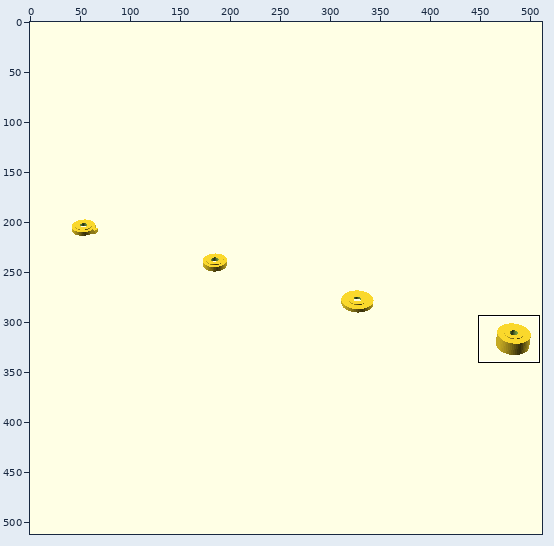
One commit to this sprite sheet: 3D-Things/Bosch-GWS-10.8-Adapter/stl/Bosch-GWS-10.8-Adapter-part-0-All.png. The picture above shows the old version from afar; the outline marks the close-up.
Close-up. As it was:
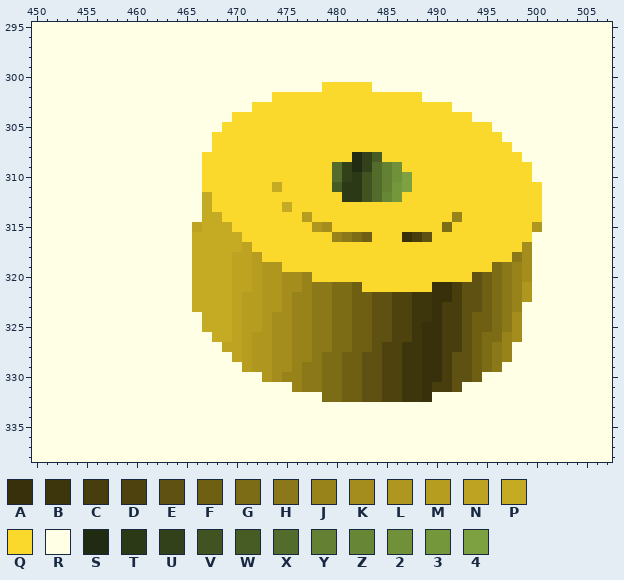
The file is 512x512 pixels. Colours within 5 levels of each other are drawn and written as one. Shown: x 450..507, y 295..338. The commit also changed other parts of the picture, which this record leaves out.
Palette (. is transparent): A #37300a  B #3d350b  C #483e0d  D #4e430e  E #5e5111  F #6e5f13  G #7d6c16  H #8b7819  J #98831b  K #a48d1d  L #ae961f  M #b69d20  N #bda321  P #c5aa23  Q #fad82c  R #ffffe5  S #212b11  T #2c3917  U #33411a  V #405321  W #475c25  X #536c2b  Y #648133  Z #688736  2 #70913a  3 #75973c  4 #7da140
Pixels before (only the part around the change), first column x 450:
295 RRRRRRRRRRRRRRRRRRRRRRRRRRRRRRRRRRRRRRRRRRRRRRRRRRRRRRRRRR
296 RRRRRRRRRRRRRRRRRRRRRRRRRRRRRRRRRRRRRRRRRRRRRRRRRRRRRRRRRR
297 RRRRRRRRRRRRRRRRRRRRRRRRRRRRRRRRRRRRRRRRRRRRRRRRRRRRRRRRRR
298 RRRRRRRRRRRRRRRRRRRRRRRRRRRRRRRRRRRRRRRRRRRRRRRRRRRRRRRRRR
299 RRRRRRRRRRRRRRRRRRRRRRRRRRRRRRRRRRRRRRRRRRRRRRRRRRRRRRRRRR
300 RRRRRRRRRRRRRRRRRRRRRRRRRRRRRRRRRRRRRRRRRRRRRRRRRRRRRRRRRR
301 RRRRRRRRRRRRRRRRRRRRRRRRRRRRRQQQQQRRRRRRRRRRRRRRRRRRRRRRRR
302 RRRRRRRRRRRRRRRRRRRRRRRRQQQQQQQQQQQQQQQRRRRRRRRRRRRRRRRRRR
303 RRRRRRRRRRRRRRRRRRRRRRQQQQQQQQQQQQQQQQQQQQRRRRRRRRRRRRRRRR
304 RRRRRRRRRRRRRRRRRRRRQQQQQQQQQQQQQQQQQQQQQQQQRRRRRRRRRRRRRR
305 RRRRRRRRRRRRRRRRRRRQQQQQQQQQQQQQQQQQQQQQQQQQQQRRRRRRRRRRRR
306 RRRRRRRRRRRRRRRRRRQQQQQQQQQQQQQQQQQQQQQQQQQQQQQRRRRRRRRRRR
307 RRRRRRRRRRRRRRRRRRQQQQQQQQQQQQQQQQQQQQQQQQQQQQQQRRRRRRRRRR
308 RRRRRRRRRRRRRRRRRQQQQQQQQQQQQQQQSUWQQQQQQQQQQQQQQRRRRRRRRR
309 RRRRRRRRRRRRRRRRRQQQQQQQQQQQQQXUSUXY2QQQQQQQQQQQQQRRRRRRRR
310 RRRRRRRRRRRRRRRRRQQQQQQQQQQQQQXUTVXY24QQQQQQQQQQQQRRRRRRRR
311 RRRRRRRRRRRRRRRRRQQQQQQQPQQQQQWTTVXY34QQQQQQQQQQQQQRRRRRRR
312 RRRRRRRRRRRRRRRRRPQQQQQQQQQQQQQTTVXZ3QQQQQQQQQQQQQQRRRRRRR
313 RRRRRRRRRRRRRRRRRPQQQQQQQPQQQQQQQQQQQQQQQQQQQQQQQQQRRRRRRR
314 RRRRRRRRRRRRRRRRRPPQQQQQQQQMQQQQQQQQQQQQQQJQQQQQQQQRRRRRRR
315 RRRRRRRRRRRRRRRRNPPPQQQQQQQQLKQQQQQQQQQQQGQQQQQQQQLRRRRRRR
316 RRRRRRRRRRRRRRRRPPPPPQQQQQQQQQJHGFQQQACEQQQQQQQQQQRRRRRRRR
317 RRRRRRRRRRRRRRRRPPPPPNQQQQQQQQQQQQQQQQQQQQQQQQQQQKRRRRRRRR
318 RRRRRRRRRRRRRRRRPPPPNNMQQQQQQQQQQQQQQQQQQQQQQQQQHKRRRRRRRR
319 RRRRRRRRRRRRRRRRPPPPNNMLLQQQQQQQQQQQQQQQQQQQQQGHJKRRRRRRRR
320 RRRRRRRRRRRRRRRRPPPPNNMLLKKJQQQQQQQQQQQQQQQQEFGHJKRRRRRRRR
321 RRRRRRRRRRRRRRRRPPPPNNMLLKKJHHGGFQQQQQQQAACEEFGHJLRRRRRRRR
322 RRRRRRRRRRRRRRRRPPPPNMMLLKJJHHGGFFEEDDBBAACEEFGHJLRRRRRRRR
323 RRRRRRRRRRRRRRRRPPPPNMMLLKJJHHGGFFEEDDBBACCEEFGHJRRRRRRRRR
324 RRRRRRRRRRRRRRRRRPPPNMMLKKJJHHGGFFEEDDBBACCEFFGHKRRRRRRRRR
325 RRRRRRRRRRRRRRRRRPPPNMMLKKJJHHGGFFEEDDBAACCEFFGHKRRRRRRRRR
326 RRRRRRRRRRRRRRRRRRPPNMLLKKJJHHGGFFEEDDBAACCEFGGJKRRRRRRRRR
327 RRRRRRRRRRRRRRRRRRRNNMLLKKJJHHGGFFEDDBBAACCEFGHJRRRRRRRRRR
328 RRRRRRRRRRRRRRRRRRRRNMLLKKJJHGGFFEEDDBBAACEEFGHJRRRRRRRRRR
329 RRRRRRRRRRRRRRRRRRRRRMLLKKJHHGGFFEEDDBBAACEEFGHRRRRRRRRRRR
330 RRRRRRRRRRRRRRRRRRRRRRRLKJJHHGGFFEEDDBBAACEEFRRRRRRRRRRRRR
331 RRRRRRRRRRRRRRRRRRRRRRRRRRJHHGGFFEEDDBBACCERRRRRRRRRRRRRRR
332 RRRRRRRRRRRRRRRRRRRRRRRRRRRRRGGFFEEDDBBARRRRRRRRRRRRRRRRRR
333 RRRRRRRRRRRRRRRRRRRRRRRRRRRRRRRRRRRRRRRRRRRRRRRRRRRRRRRRRR
334 RRRRRRRRRRRRRRRRRRRRRRRRRRRRRRRRRRRRRRRRRRRRRRRRRRRRRRRRRR
335 RRRRRRRRRRRRRRRRRRRRRRRRRRRRRRRRRRRRRRRRRRRRRRRRRRRRRRRRRR
336 RRRRRRRRRRRRRRRRRRRRRRRRRRRRRRRRRRRRRRRRRRRRRRRRRRRRRRRRRR
337 RRRRRRRRRRRRRRRRRRRRRRRRRRRRRRRRRRRRRRRRRRRRRRRRRRRRRRRRRR
338 RRRRRRRRRRRRRRRRRRRRRRRRRRRRRRRRRRRRRRRRRRRRRRRRRRRRRRRRRR
After the commit:
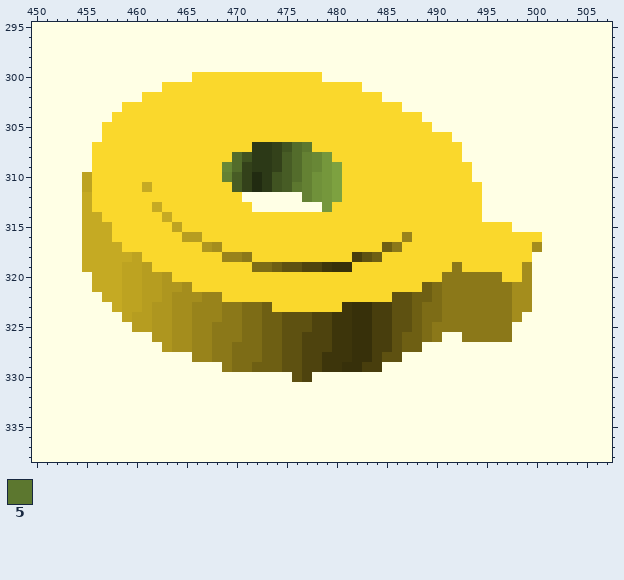
Colours new in this view: 5 #5c772f
Difference:
Changed rows in their new state; - is an unchanged pixel.
first column x 455:
300 -----------QQQQQQQQQQQQQ----------------------
301 --------QQQQQQQQQQQQQQQQ----R-----------------
302 ------QQQQQQQQQQQQQ-----------RRRR------------
303 ----QQQQQQQQQQQQQ---------------RRRRR---------
304 ---QQQQQQQQQQQQ-------------------RRRRR-------
305 --QQQQQQQQQQQQ---------------------RRRRRR-----
306 --QQQQQQQQQQQ------------------------RRRRR----
307 -QQQQQQQQQQQQ----TTUVX5---------------RRRRR---
308 -QQQQQQQQQQQ---XVTTUWXYZ3--QQQ--------RRRRRR--
309 -QQQQQQQQQQQ--ZXUTTUWXYZ34QQQQQQ-------RRRRRR-
310 NQQQQQQQQQQQ--YWUSTVWXY234QQQQQQQ------RRRRRR-
311 NQQQQQPQQQQQ---WUSTVW5Y234QQQQQQQ-------RRRRRR
312 PQQQQQQQQQQQQ---RRRRRRY234QQQQQQ--------RRRRRR
313 PQQQQQQPQQQQQ----RRRRRRR3---------------RRRRRR
314 PPQQQQQQPQQQQQ--------Q--------------Q--RRRRRR
315 PPPQQQQQQNQQQQQ--------QQ-----------Q------RRR
316 PPPQQQQQQQMMQQQQ---------QQQQ---JQQ----------Q
317 PPPPQQQQQQQQLKQQQ-------------FH------------QK
318 PPPPPNQQQQQQQQJJHQ---------CEF-------------QQ-
319 PPPPNNMQQQQQQQQQQGGFEEDDBAA----------H---QQQ--
320 -PPPNNMMLQQQQQQQQQQQQQQ-------------HHHHHHQQ--
321 -PPPNNMMLLKQQQQQQQQQQQQQQQQQ------FGHHHHHH-KK-
322 --PPNNMMLKKKJJQQQQQQQQQQQQQQQQQEEFFGHHHHHH-KK-
323 ---PNNMLLKKJJJHHGGFQQQQQQQBAACCEEFGGHHHHHH-KK-
324 ----NMMLLKKJJJHHGGFFEEEDDBBAACCEEFGGHHHHHH----
325 -----MMLLKKJJHHHGGFFEEEDDBBAACCEEFGHHHHHHH-R--
326 -------LLKKJJHHHGGFFEEDDDBBAACCEFFGHRRHHHHHR--
327 --------LKKJJHHGGGFFEEDDDBBAACCEFFRRRRRRRRR---
328 -----------JJHHGGGFFEEDDBBBAACEERRRRRRRRRRR---
329 --------------HGGFFFEEDDBBAACCRRRRRRRRRRRR----
330 ------------------RRREDRRRRRRRRRRRRRRRRR------
331 ---------------------RRRRRRRRRRRRRRRRR--------
332 ------------------------RRRRRRRRRRR-----------
Where, in picture pixels (left, top, right, bottom), the same in both close-ups:
changed: (82, 72, 542, 402)
